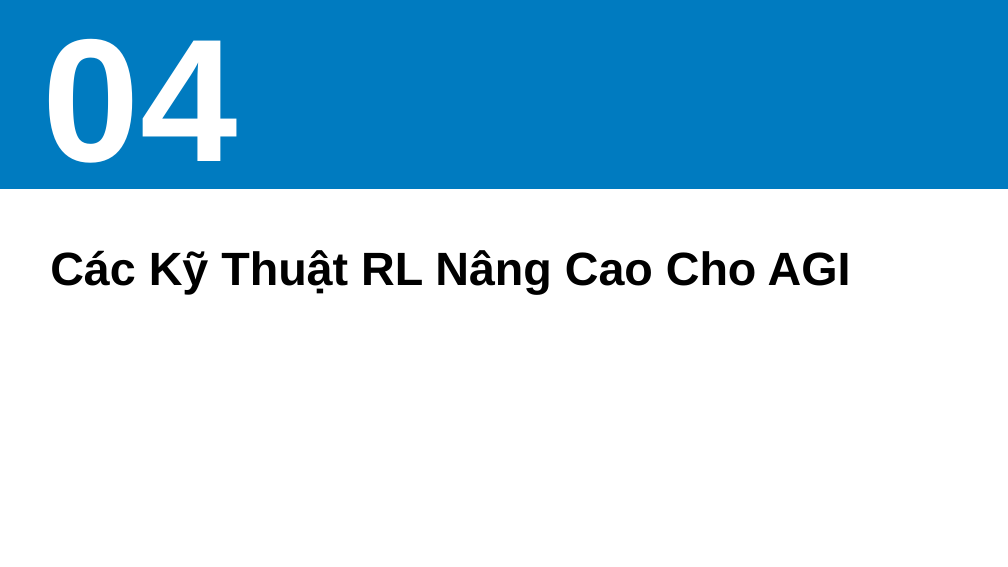
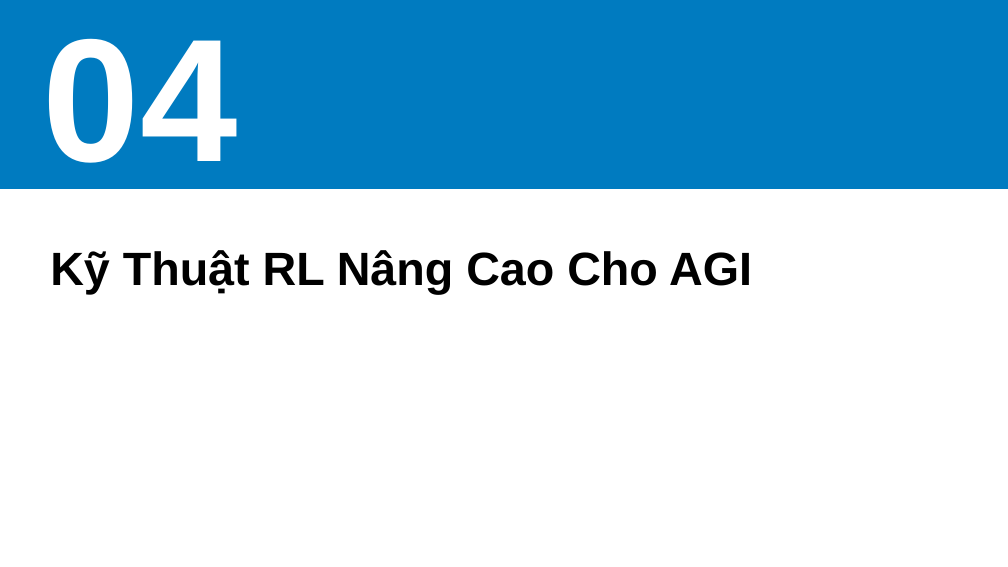
Before and after one commit to vantu-fit/SlideGenX, a slide deck: slide 12 of backend/src/final_slide.pptx (slide 13 before the commit). Drawn at 1008x567 pixels with LibreOffice and Linux fonts; fonts in the diff are those of the drawing; background and template pictures are left out. Boxes give left, top, right and bottom in pixels: in the first picture for what was removed or moved away, otherwise in the second. Text is boxed around its words. In the diff, an @@ line names an element or a change of style, - is before the commit and + after.

```diff
--- a/backend/src/final_slide.pptx
+++ b/backend/src/final_slide.pptx
@@ text at (50, 250, 752, 295): text changed @@
-Các Kỹ Thuật RL Nâng Cao Cho AGI
+Kỹ Thuật RL Nâng Cao Cho AGI
```
Also in this commit, not shown: 8 other slides changed, 13 slides added, 12 slides removed, 17 other files.
